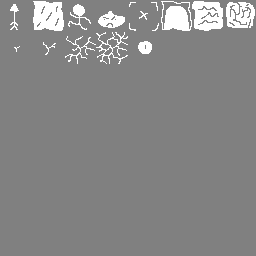
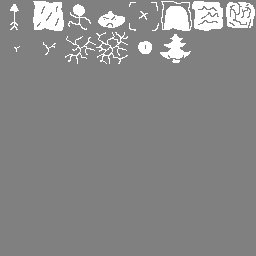
Two versions of the same layered image (256 × 256). Layer-by-layer changes:
painted on "tiles.png" over [160, 34, 191, 63]
